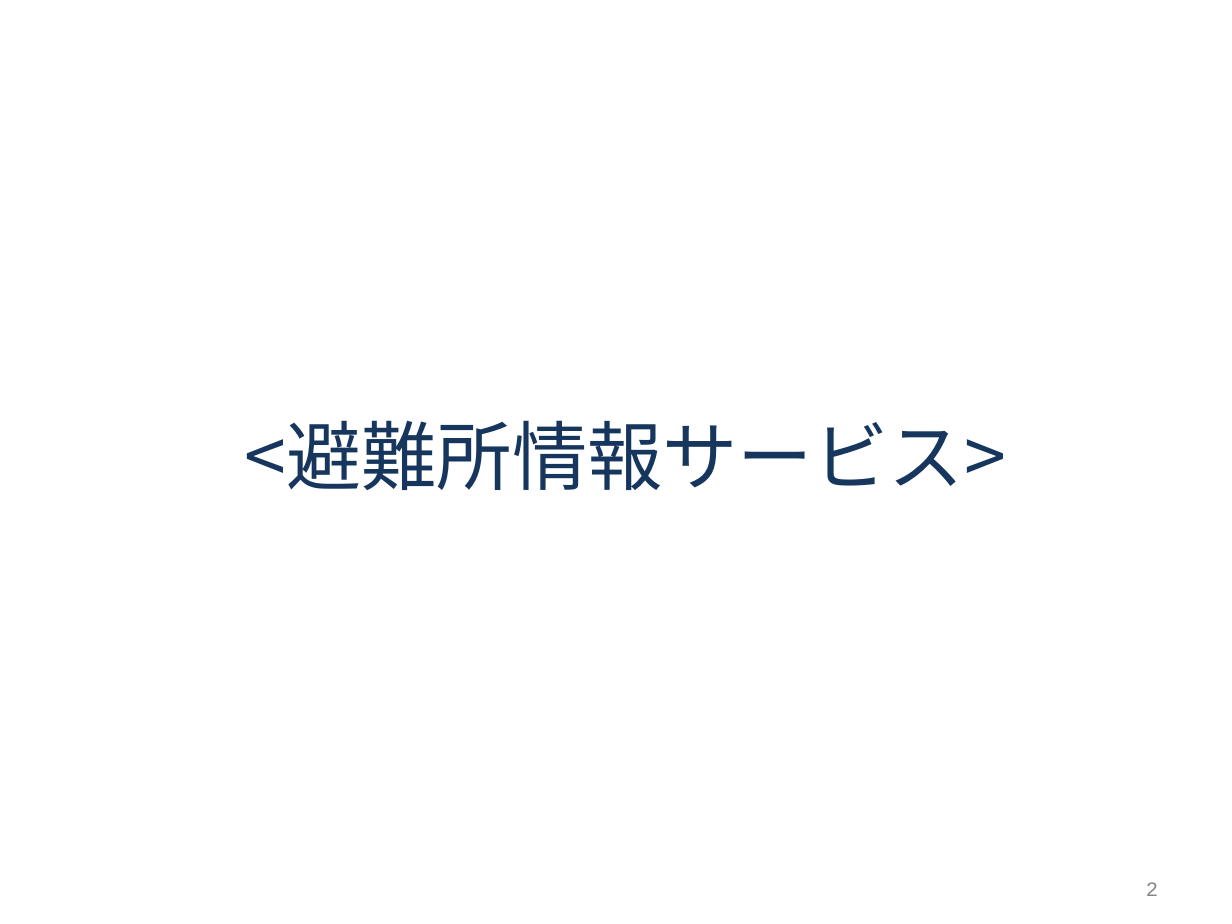
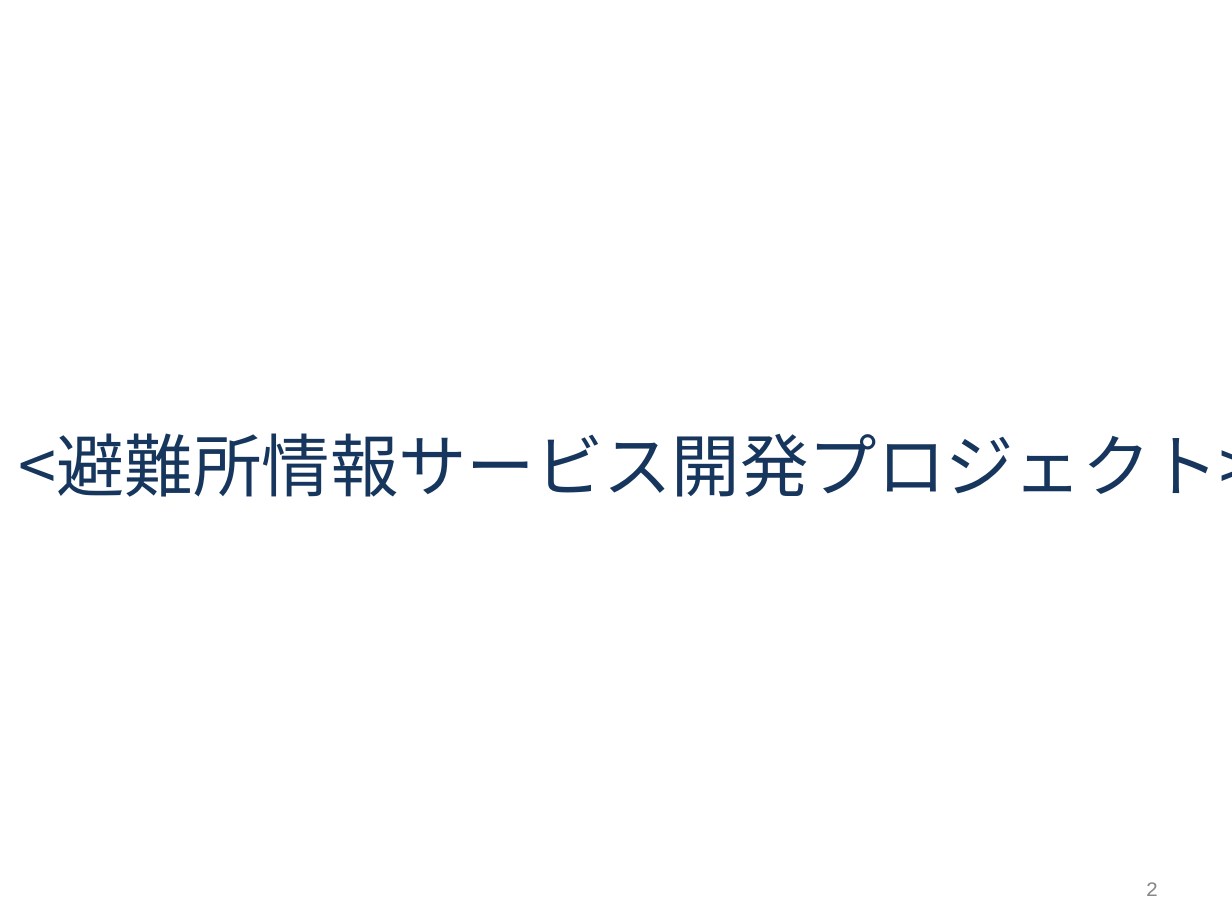
Before and after one commit to tomoyukikondo/yabukiC2017, a slide deck: slide 2 of Ｃ班インセプションデッキ.ppt. Drawn at 1232x924 pixels with LibreOffice and Linux fonts; fonts in the diff are those of the drawing. Boxes give left, top, right and bottom in pixels: in the first picture for what was removed or moved away, otherwise in the second. Text is boxed around its words. In the diff, an @@ line names an element or a change of style, - is before the commit and + after.

Commit message:
予算　プロジェクト名変更

```diff
--- a/Ｃ班インセプションデッキ.ppt
+++ b/Ｃ班インセプションデッキ.ppt
@@ title at (x1=19, y1=433, x2=1232, y2=497): text changed; size 44 to 40 pt @@
-<避難所情報サービス>
+<避難所情報サービス開発プロジェクト>
```
Also in this commit, not shown: 1 other slide changed.
